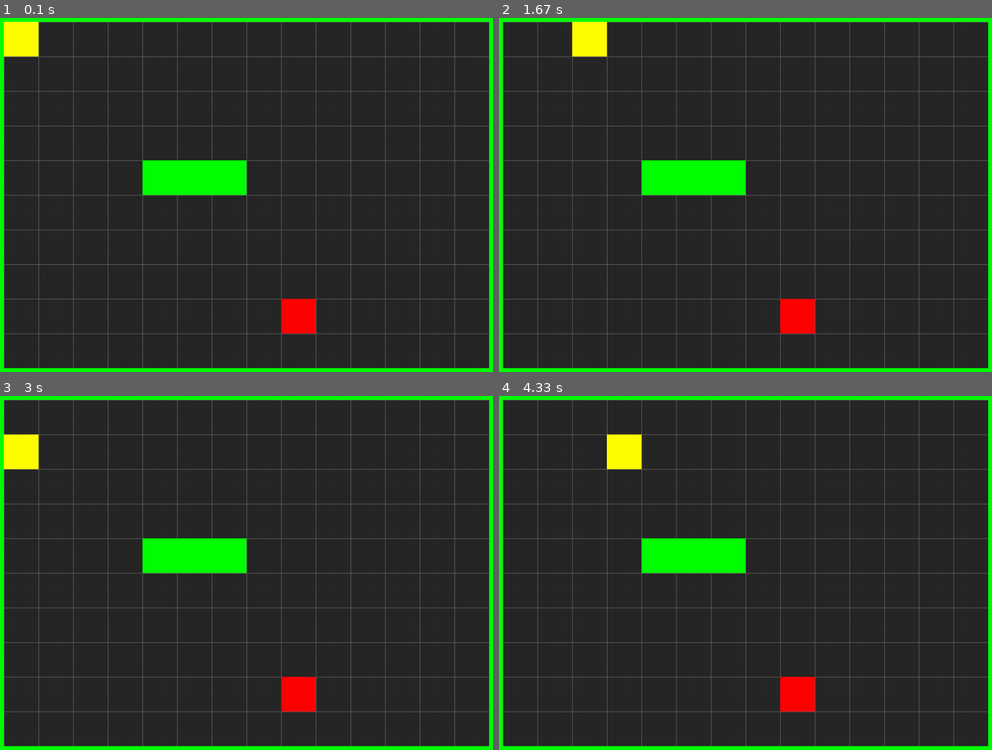
Above: before the commit, frames 1-4 (two rows, left to right).
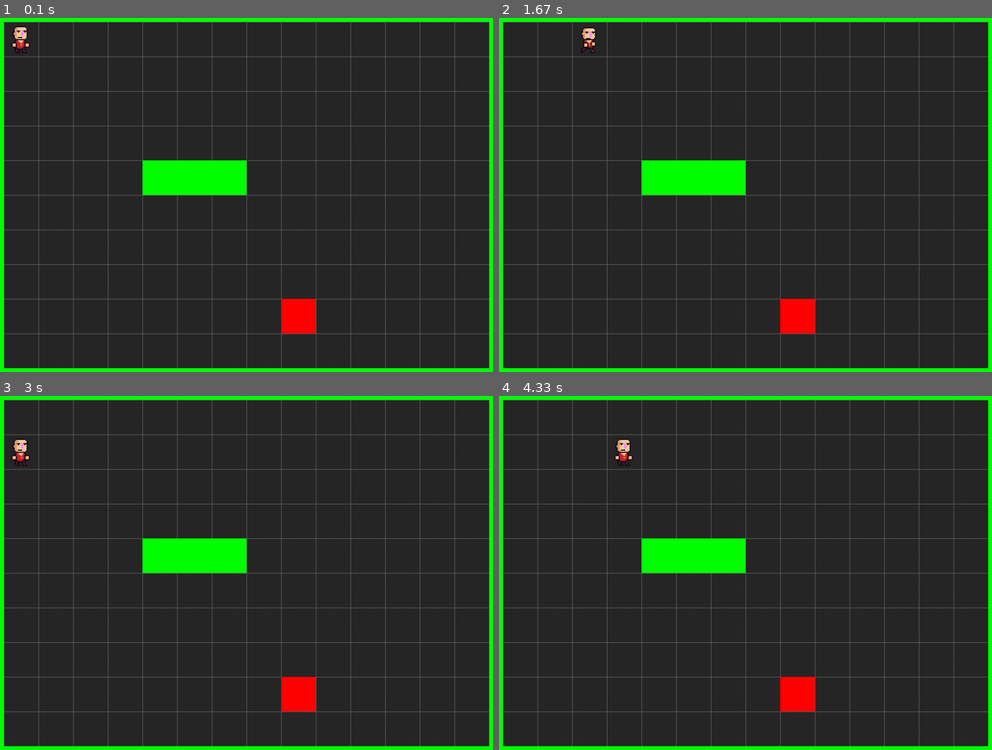
Above: after the commit, the same moments.

Repository: hrshmllw/proglang-pygame
Game: pygame game, started from main.py
Two runs of this game, one before a commit and one after it. Both use one fixed random seed, a clock stepped at 60 frames per second and the inputs below.
Inputs:
- Up to frame 1 (0.1 s): no input
- Up to frame 2 (1.67 s): hold Right 0.33-0.8 s; hold Up 0.83-1.13 s; hold Right 1.17-1.63 s
- Up to frame 3 (3 s): hold Left 1.67-2.2 s; hold Down 2.23-2.53 s
- Up to frame 4 (4.33 s): hold Up 3-3.37 s; hold Right 3.4-4.03 s; hold Down from 4.07 s (still down)

The runs differ from the first frame. In frame 1, 0.7% of the frame differs, in the area x 0-8%, y 1-11%; in frame 2, 0.7%; in frame 3, 0.7%; in frame 4, 0.7%.

Commit message:
added assets

Diff:
--- a/main.py
+++ b/main.py
@@ -68,13 +68,15 @@
                 if event.key == pg.K_ESCAPE:
                     self.quit()
                 if event.key == pg.K_LEFT:
-                    self.player.move(dx=-1)
+                    self.player.move(dx=-1, direction=Direction.LEFT)
                 if event.key == pg.K_RIGHT:
-                    self.player.move(dx=1)
+                    self.player.move(dx=1, direction=Direction.RIGHT)
                 if event.key == pg.K_UP:
-                    self.player.move(dy=-1)
+                    self.player.move(dy=-1, direction=Direction.UP)
                 if event.key == pg.K_DOWN:
-                    self.player.move(dy=1)
+                    self.player.move(dy=1, direction=Direction.DOWN)
+                for mob in self.mobs:
+                    mob.move_towards_player(self.player.x, self.player.y)
 
     def show_start_screen(self):
         pass
--- a/sprites.py
+++ b/sprites.py
@@ -1,22 +1,41 @@
+from cmath import sqrt
 import pygame as pg
 from pygame.constants import DROPTEXT
 from settings import *
+from enum import Enum
+from math import sqrt
+
+class Direction(Enum):
+    UP = 1
+    DOWN = 2
+    LEFT = 3
+    RIGHT = 4
 
 class Player(pg.sprite.Sprite):
     def __init__(self, game, x, y):
         self.groups = game.all_sprites
         pg.sprite.Sprite.__init__(self, self.groups)
+        self.direction = Direction.DOWN
         self.game = game
-        self.image = pg.Surface((TILESIZE, TILESIZE))
-        self.image.fill(YELLOW)
+        self.image_directions = {
+            Direction.UP: pg.image.load("assets/up.png"),
+            Direction.DOWN: pg.image.load("assets/down.png"),
+            Direction.RIGHT: pg.image.load("assets/side.png"),
+            Direction.LEFT: pg.transform.flip(pg.image.load("assets/side.png"), flip_x=True, flip_y=False)
+        }
+        for key, value in self.image_directions.items():
+            self.image_directions[key] = pg.transform.scale(self.image_directions[key], (TILESIZE, TILESIZE))
+        self.image = self.image_directions[Direction.DOWN]
         self.rect = self.image.get_rect()
         self.x = x
         self.y = y
 
-    def move(self, dx=0, dy=0):
+    def move(self, dx=0, dy=0, direction=Direction.DOWN):
         if not self.collide_with_walls(dx, dy):
             self.x += dx
             self.y += dy
+            self.direction = direction
+            self.image = self.image_directions[direction]
 
     def collide_with_walls(self, dx=0, dy=0):
         for wall in self.game.walls:
@@ -41,15 +60,32 @@
         self.rect.x = x * TILESIZE
         self.rect.y = y * TILESIZE
 
-    def move(self, dx=0, dy=0):
-        if not self.collide_with_walls(dx, dy):
-            self.x += dx
-            self.y += dy
+    def move_towards_player(self, player_x, player_y):
+        mob_directions = {
+            Direction.LEFT: (-1, 0),
+            Direction.RIGHT: (1, 0),
+            Direction.UP: (0, 1),
+            Direction.DOWN: (0, -1)
+        }
+        shortest_distance = (HEIGHT*WIDTH)/TILESIZE
+        best_direction = None
+        for key, value in mob_directions.items():
+            new_direction = (self.x + mob_directions[key][0], self.y + mob_directions[key][1])
+            d = sqrt((player_x-new_direction[0])**2+(player_y-new_direction[1])**2)
+            if d < shortest_distance:
+                shortest_distance = d
+                best_direction = key
+            print(d)
+            print(shortest_distance)
+            print(best_direction)
+        if best_direction != None:
+            self.x += mob_directions[best_direction][0]
+            self.y += mob_directions[best_direction][1]
+            print("{},{}".format(self.x, self.y))
 
-    def update(self):
-        self.rect.x = self.x * TILESIZE
-        self.rect.y = self.y * TILESIZE
-
+        def update(self):
+            self.rect.x = self.x * TILESIZE
+            self.rect.y = self.y * TILESIZE
 
 class Wall(pg.sprite.Sprite):
     def __init__(self, game, x, y):
Binary file added: assets/down.png
Binary file added: assets/facedown/tile000.png
Binary file added: assets/facedown/tile001.png
Binary file added: assets/facedown/tile002.png
Binary file added: assets/facedown/tile003.png
Binary file added: assets/facedown/tile004.png
Binary file added: assets/faceup/tile000.png
Binary file added: assets/faceup/tile001.png
Binary file added: assets/faceup/tile002.png
Binary file added: assets/faceup/tile003.png
Binary file added: assets/faceup/tile004.png
Binary file added: assets/side.png
(and 12 more such lines)
